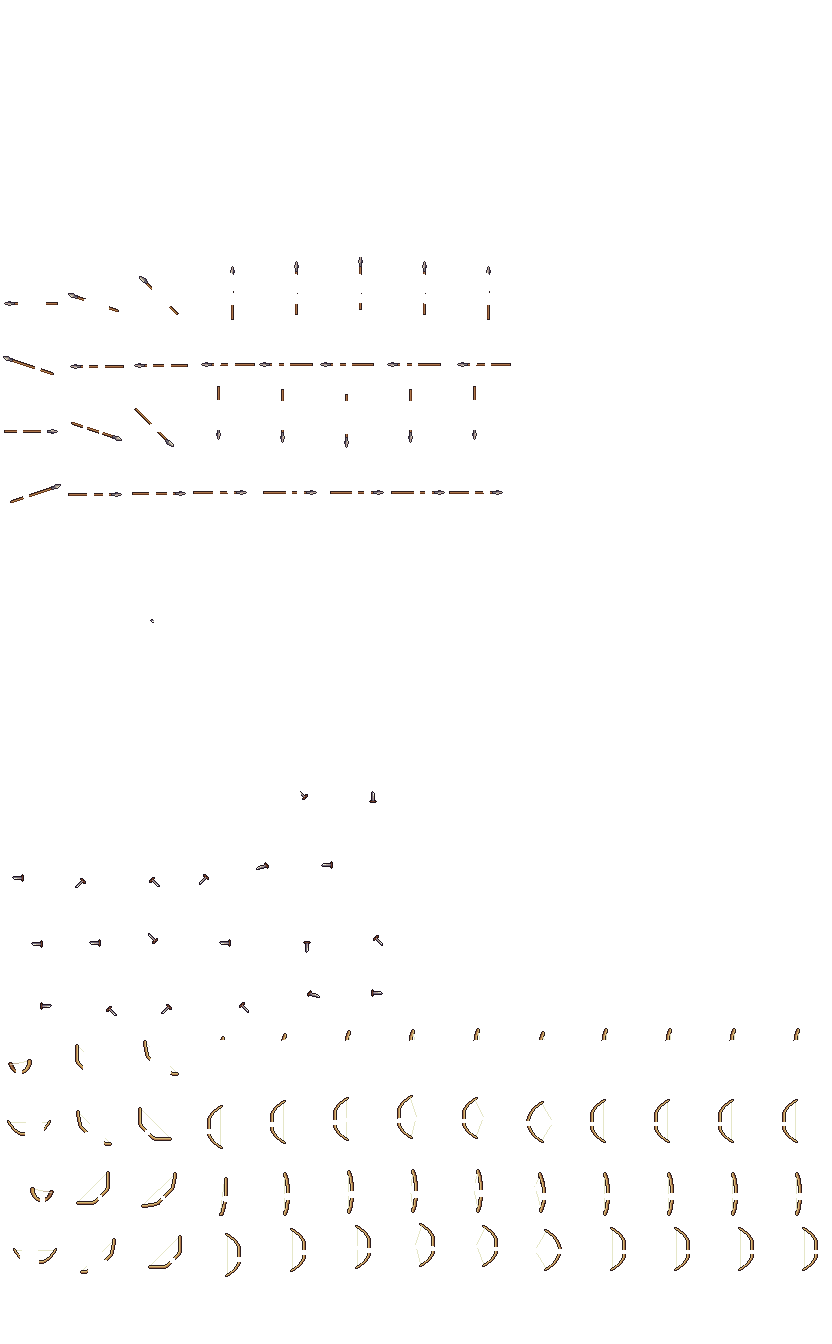
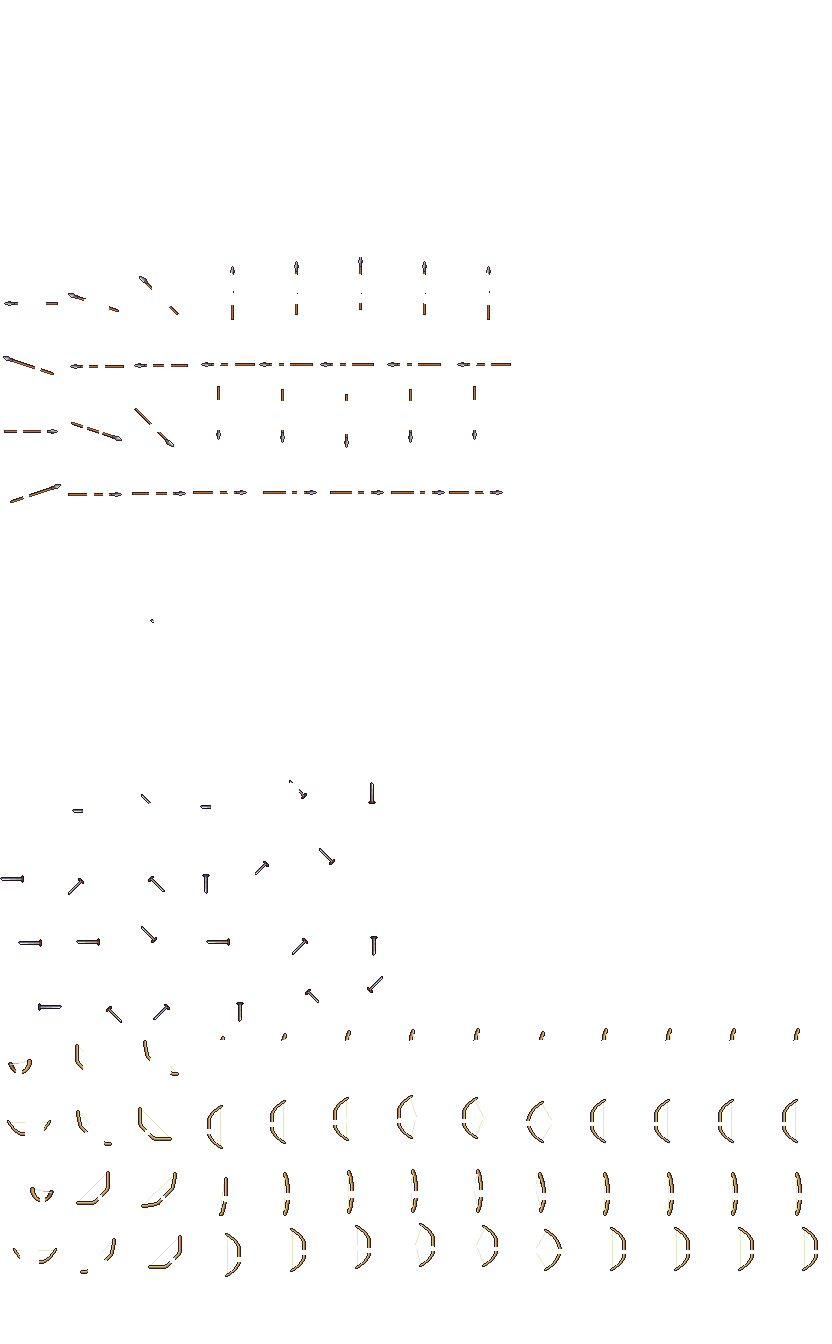
Revision of a layered w=832, h=1344 image; what changed, layer by layer:
added layer "sword" above "dagger.png" over [0, 780, 383, 1023]
painted on "dagger.png" over [3, 780, 383, 1016]
